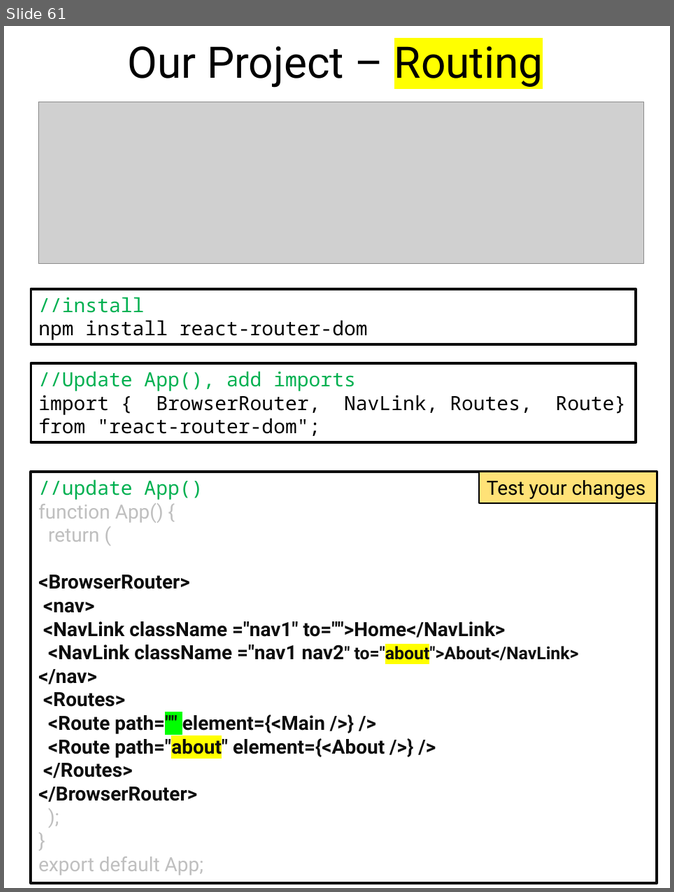
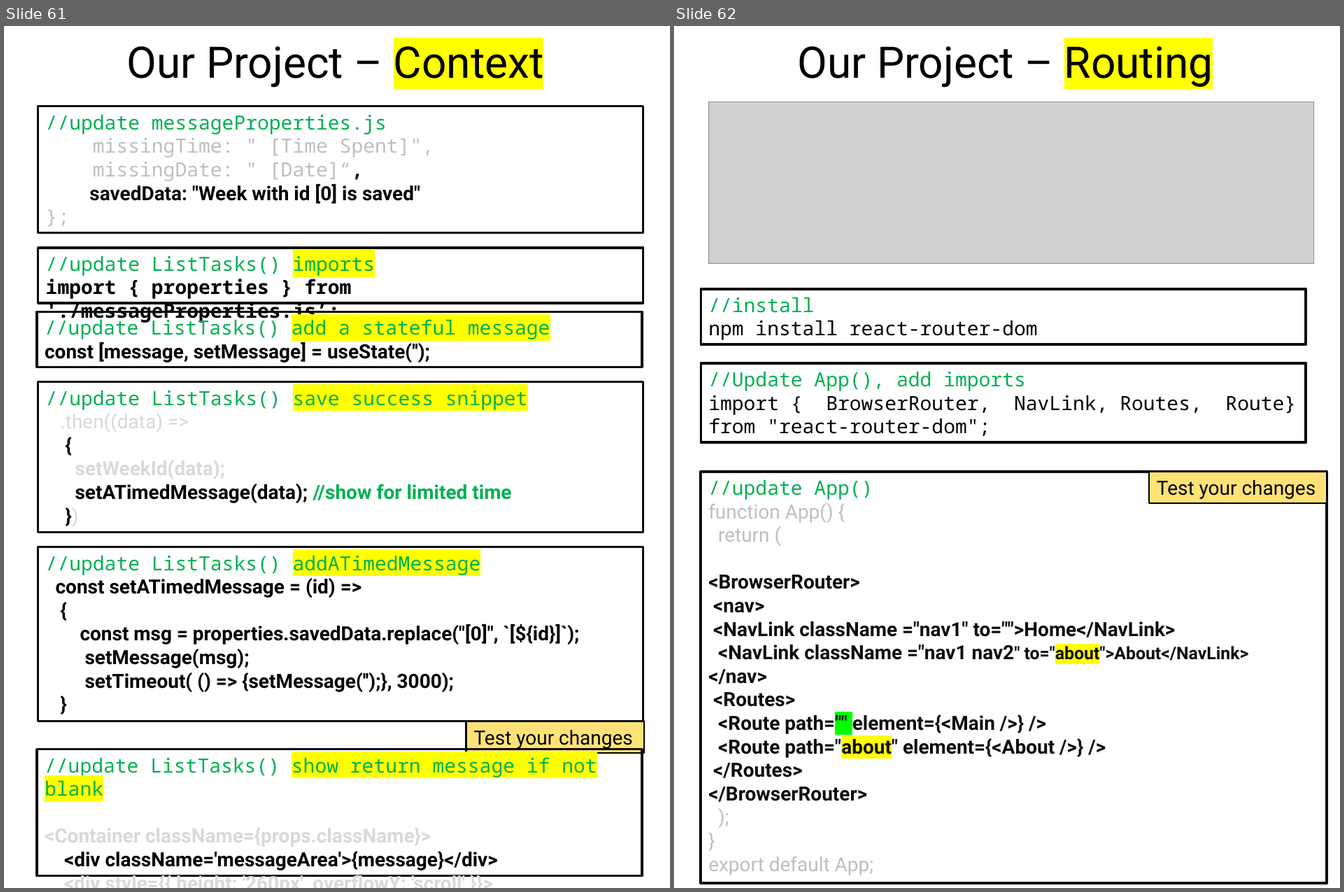
Before and after one commit to scorpion0511/mytracker, a slide deck: doc/React.pptx. Shown side by side, each under a label of ours: slide 61 before the commit, slides 61 and 62 after it. The pictures are 674x892 and 1344x892 pixels, drawn with LibreOffice and Linux fonts; fonts in the diff are those of the drawing; grey boxes stand for pictures. Boxes give left, top, right and bottom in pixels: in the first picture for what was removed or moved away, otherwise in the second. Text is boxed around its words. In the diff, an @@ line names an element or a change of style, - is before the commit and + after.

Commit message:
pre

```diff
--- a/doc/React.pptx
+++ b/doc/React.pptx
@@ slide 61 added at [4, 26, 670, 888], background #FFFFFF @@
@@ text added at [127, 39, 544, 89], 40 pt, text #000000 @@
+Our Project – Context
@@ rectangle added at [38, 106, 644, 233], outline #0D0D0D 2.25 pt, 18 pt, text #BFBFBF @@
+//update messageProperties.js
+missingTime: " [Time Spent]",
+missingDate: " [Date]“,
+savedData: "Week with id [0] is saved"
+};
@@ rectangle added at [38, 248, 644, 303], outline #0D0D0D 2.25 pt, 18 pt, text #000000, bold @@
+//update ListTasks() imports
+import { properties } from './messageProperties.js’;
@@ rectangle added at [37, 312, 642, 368], outline #0D0D0D 2.25 pt, 18 pt, text #000000, bold @@
+//update ListTasks() add a stateful message
+const [message, setMessage] = useState('');
@@ rectangle added at [38, 382, 644, 533], outline #0D0D0D 2.25 pt, 18 pt, text #00B050, bold @@
+//update ListTasks() save success snippet
+.then((data) =>
+{
+setWeekId(data);
+setATimedMessage(data); //show for limited time
+})
@@ rectangle added at [38, 548, 644, 721], outline #0D0D0D 2.25 pt, 18 pt, text #000000, bold @@
+//update ListTasks() addATimedMessage
+const setATimedMessage = (id) =>
+{
+const msg = properties.savedData.replace("[0]", `[${id}]`);
+setMessage(msg);
+setTimeout( () => {setMessage('');}, 3000);
+}
@@ rectangle added at [467, 721, 644, 753], fill #FFE277, outline #000000 1.5 pt, 18 pt, text #000000 @@
+Test your changes
@@ rectangle added at [37, 750, 642, 876], outline #0D0D0D 2.25 pt, 18 pt, text #D9D9D9, bold @@
+//update ListTasks() show return message if not blank
+<Container className={props.className}>
+<div className='messageArea'>{message}</div>
+<div style={{ height: '260px', overflowY: 'scroll' }}>
@@ what was slide 61 is now slide 62 @@
```
